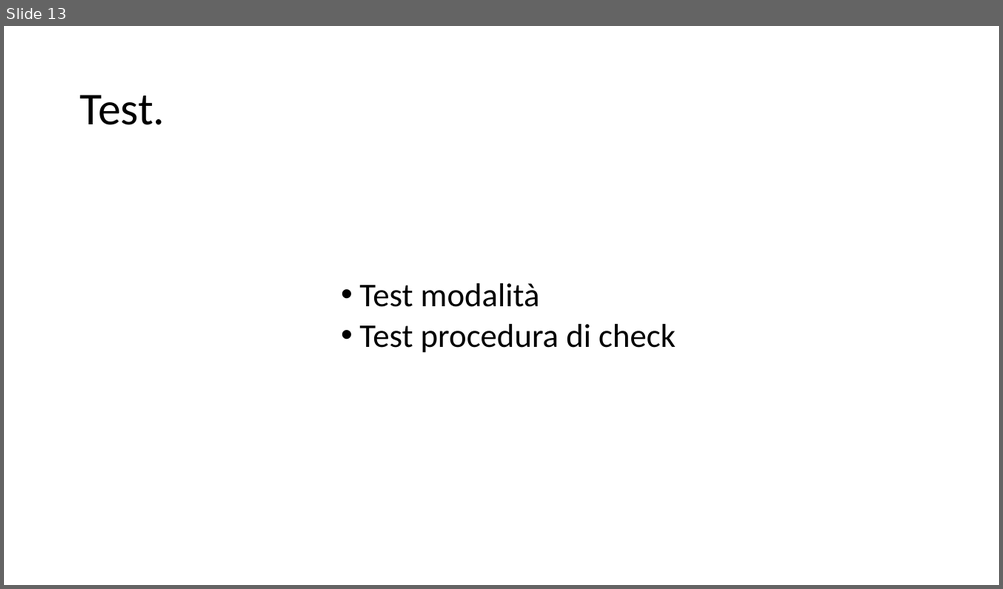
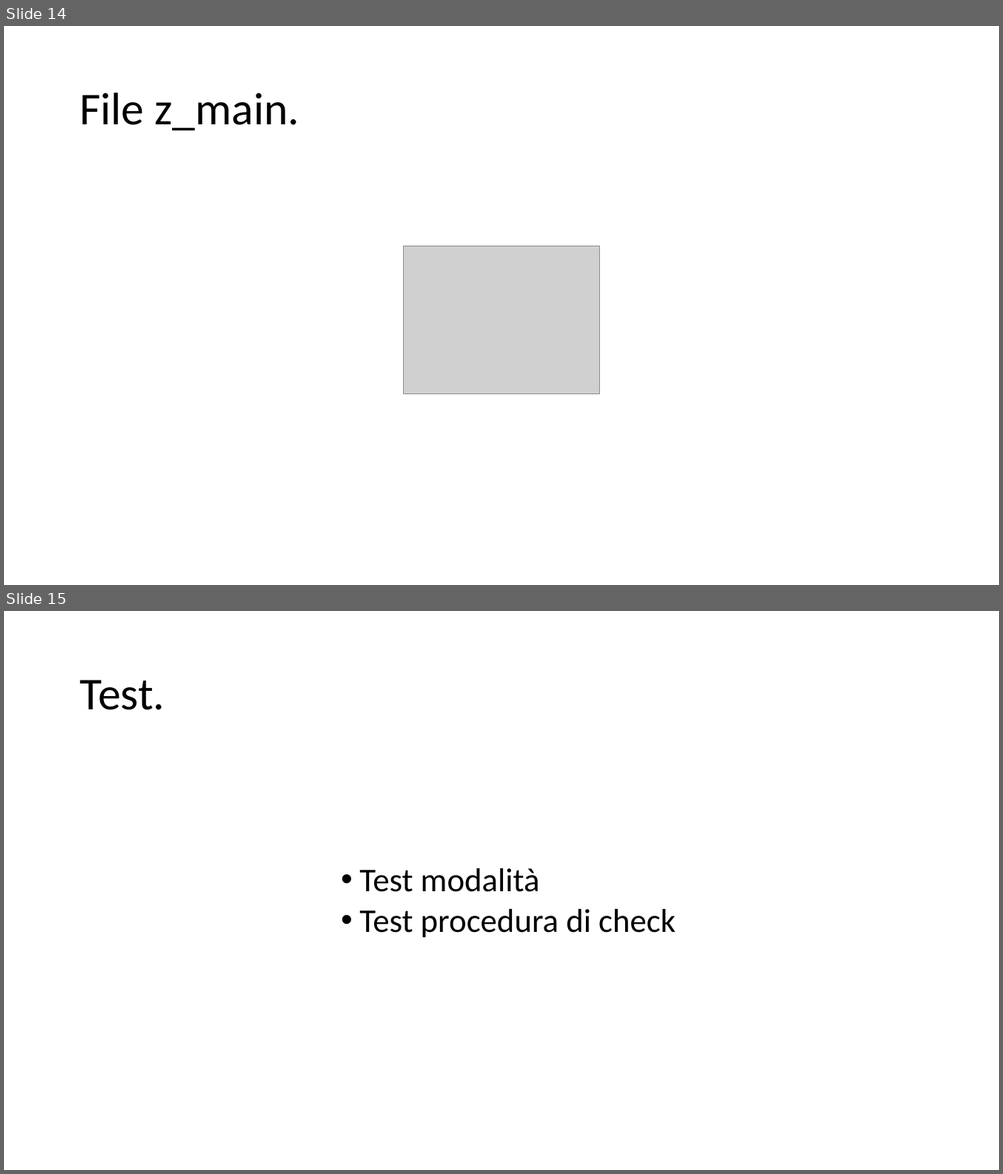
Before and after one commit to filippofinke/reaction-time-training, a slide deck: Presentations/Presentazione.pptx. Shown one above the other, each under a label of ours: slide 13 before the commit, slides 14 and 15 after it. The pictures are 1003x589 and 1003x1174 pixels, drawn with LibreOffice and Linux fonts; fonts in the diff are those of the drawing; grey boxes stand for pictures. Boxes give left, top, right and bottom in pixels: in the first picture for what was removed or moved away, otherwise in the second. Text is boxed around its words. In the diff, an @@ line names an element or a change of style, - is before the commit and + after.

```diff
--- a/Presentations/Presentazione.pptx
+++ b/Presentations/Presentazione.pptx
@@ slide 14 added at (4,26,999,585), background #FFFFFF @@
@@ title added at (79,93,299,131), 44 pt, text #000000 @@
+File z_main.
@@ picture added at (404,247,600,395) @@
@@ what was slide 13 is now slide 15 @@
```
Also in this commit, not shown: 3 slides changed, 1 other slide added, 3 other files.
